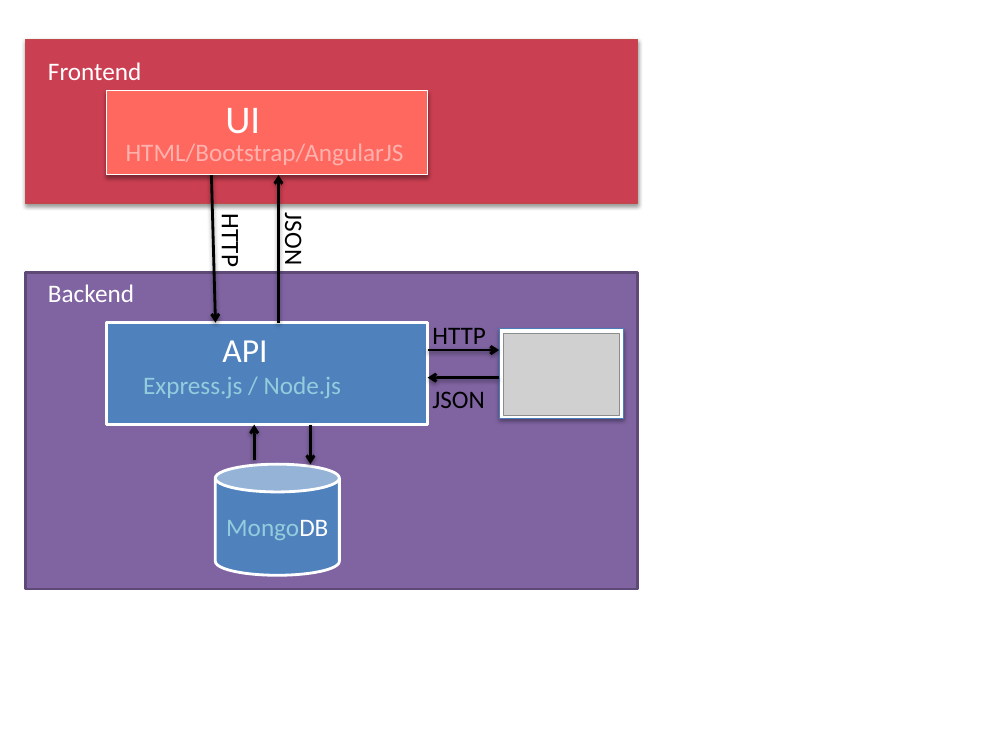
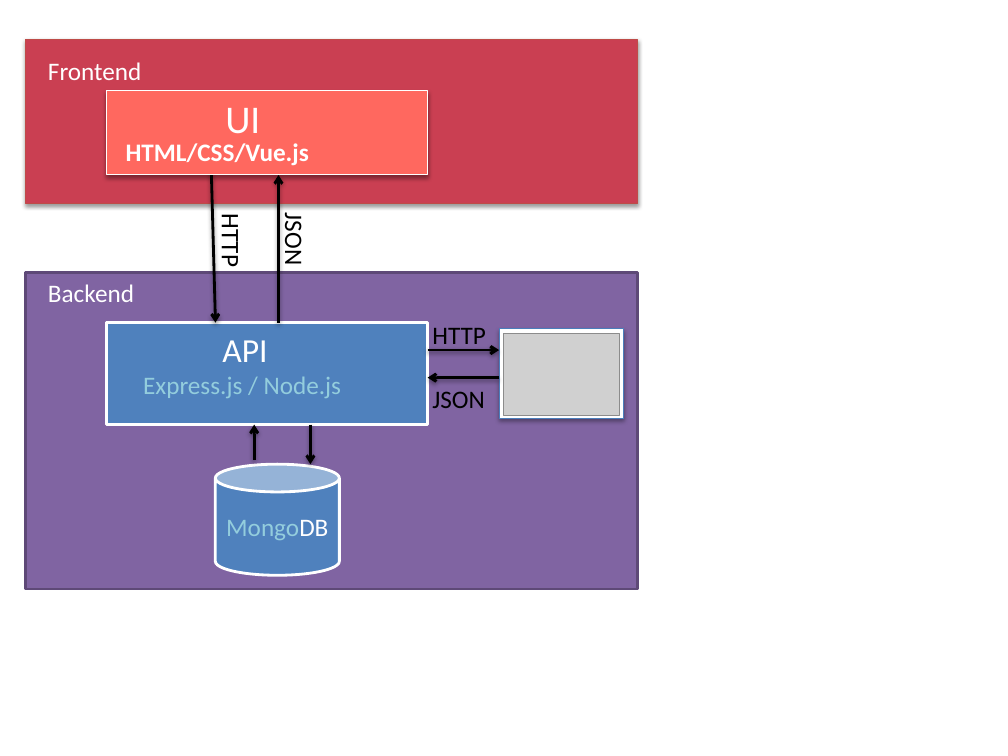
Before and after one commit to j-diaz/what2eat, a slide deck: slide 1 of docs/architecture/What2EatArchitecture.pptx. Drawn at 1008x756 pixels with LibreOffice and Linux fonts; fonts in the diff are those of the drawing; grey boxes stand for pictures. Boxes give left, top, right and bottom in pixels: in the first picture for what was removed or moved away, otherwise in the second. Text is boxed around its words. In the diff, an @@ line names an element or a change of style, - is before the commit and + after.

```diff
--- a/docs/architecture/What2EatArchitecture.pptx
+++ b/docs/architecture/What2EatArchitecture.pptx
@@ text at <box>126,143,309,165</box>: text changed; text colour #FFB1AE to #FFFFFF; bold on @@
-HTML/Bootstrap/AngularJS
+HTML/CSS/Vue.js
```
Also in this commit, not shown: 6 other files.
